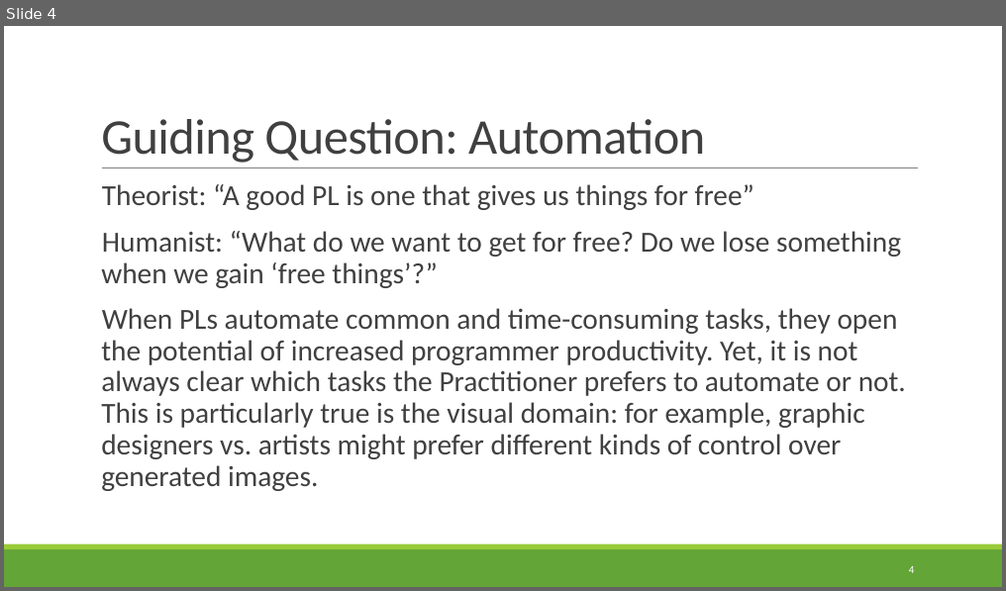
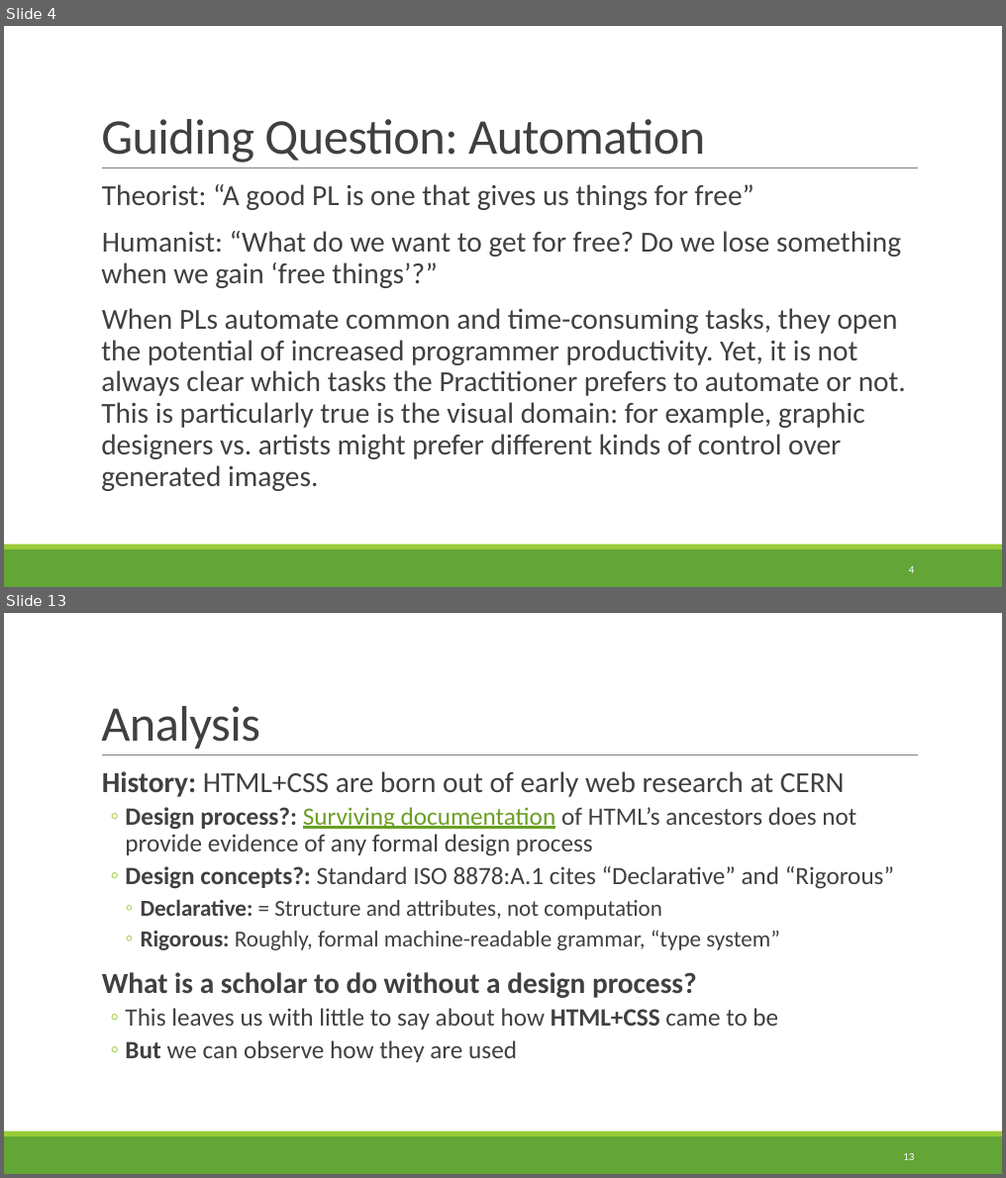
Before and after one commit to rbohrer/pl-course, a slide deck: LectureSlides/99Diagrams.pptx. Shown one above the other, each under a label of ours: slide 4 before the commit, slides 4 and 13 after it; the slides between them are not shown. The pictures are 1006x591 and 1006x1178 pixels, drawn with LibreOffice and Linux fonts; fonts in the diff are those of the drawing. Boxes give left, top, right and bottom in pixels: in the first picture for what was removed or moved away, otherwise in the second. Text is boxed around its words. In the diff, an @@ line names an element or a change of style, - is before the commit and + after.

```diff
--- a/LectureSlides/99Diagrams.pptx
+++ b/LectureSlides/99Diagrams.pptx
@@ slide 13 added at <box>4,613,1002,1174</box>, background #FFFFFF; not listed: 3 template elements that a slide beside it also shows @@
@@ title added at <box>101,706,260,749</box>, 48 pt, text #404040 @@
+Analysis
@@ text added at <box>102,771,894,1062</box>, 24 pt, text #404040 @@
+  History: HTML+CSS are born out of early web research at CERN
+  ◦ Design process?: Surviving documentation of HTML’s ancestors does not provide evidence of any formal design process
+  ◦ Design concepts?: Standard ISO 8878:A.1 cites “Declarative” and “Rigorous”
+    ◦ Declarative: = Structure and attributes, not computation
+    ◦ Rigorous: Roughly, formal machine-readable grammar, “type system”
+  What is a scholar to do without a design process?
+  ◦ This leaves us with little to say about how HTML+CSS came to be
+  ◦ But we can observe how they are used
@@ page number added at <box>903,1154,914,1160</box>, 10.5 pt, text #FFFFFF @@
+13
```
Also in this commit, not shown: 8 slides changed, 20 other slides added, 9 slides removed.
